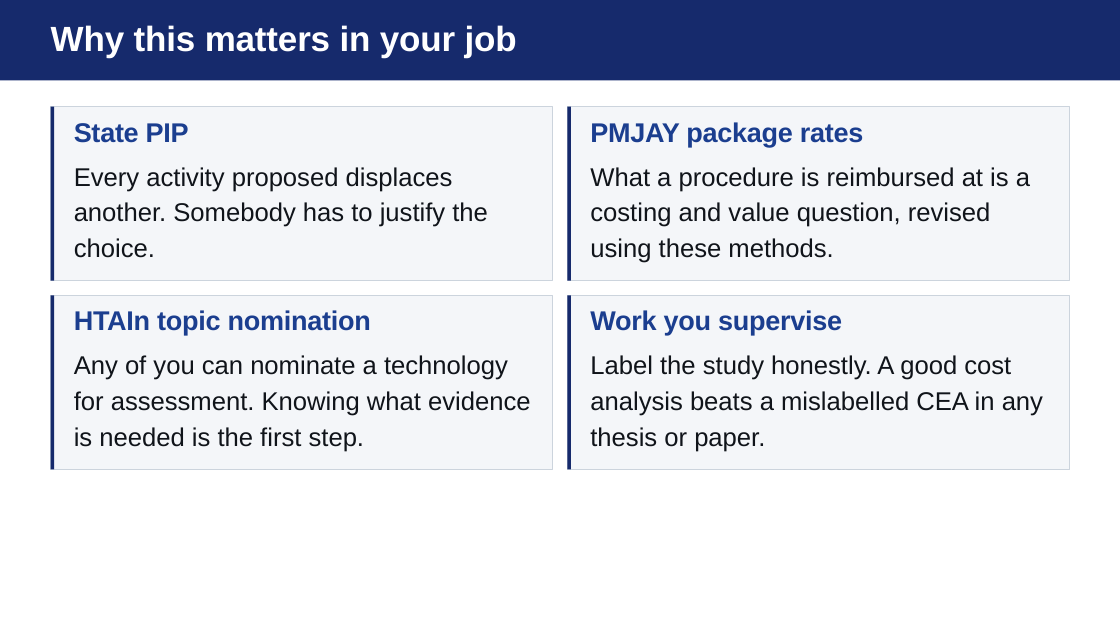
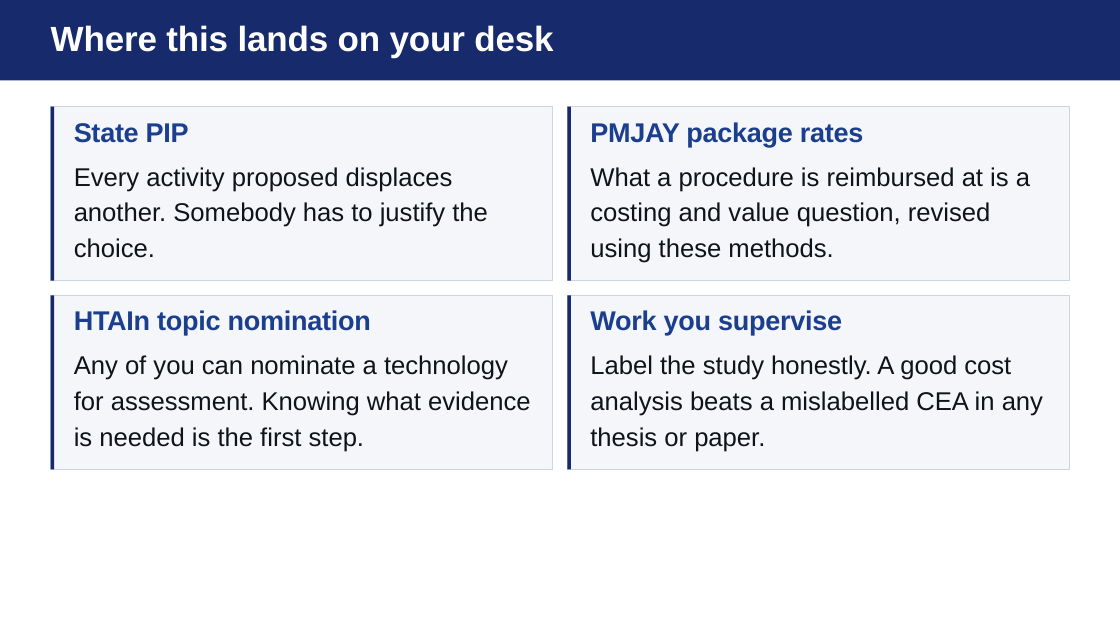
Before and after one commit to sph-aiimsbhopal/intro-economic-evaluation-health, a slide deck: slide 24 of slides/block1.pptx (slide 23 before the commit). Drawn at 1120x630 pixels with LibreOffice and Linux fonts; fonts in the diff are those of the drawing. Boxes give left, top, right and bottom in pixels: in the first picture for what was removed or moved away, otherwise in the second. Text is boxed around its words. In the diff, an @@ line names an element or a change of style, - is before the commit and + after.

```diff
--- a/slides/block1.pptx
+++ b/slides/block1.pptx
@@ text at (x1=51, y1=25, x2=553, y2=58): text changed @@
-Why this matters in your job
+Where this lands on your desk
```
Also in this commit, not shown: 1 other slide changed, 1 slide added, 20 other files.
